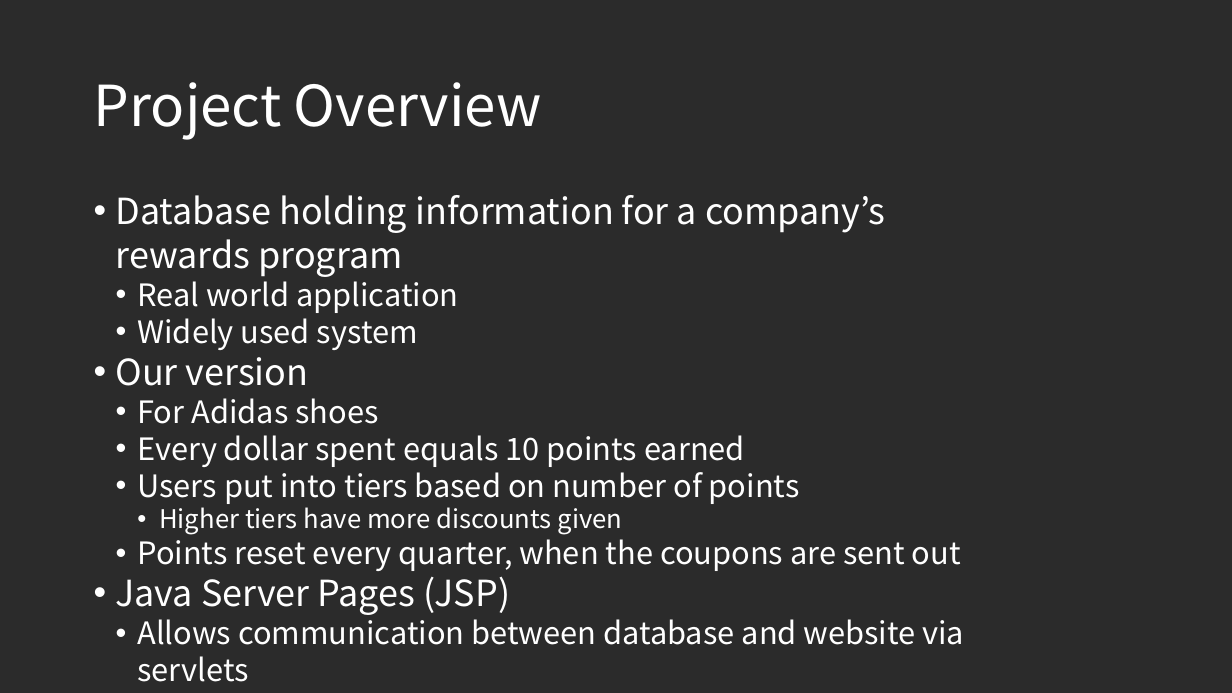
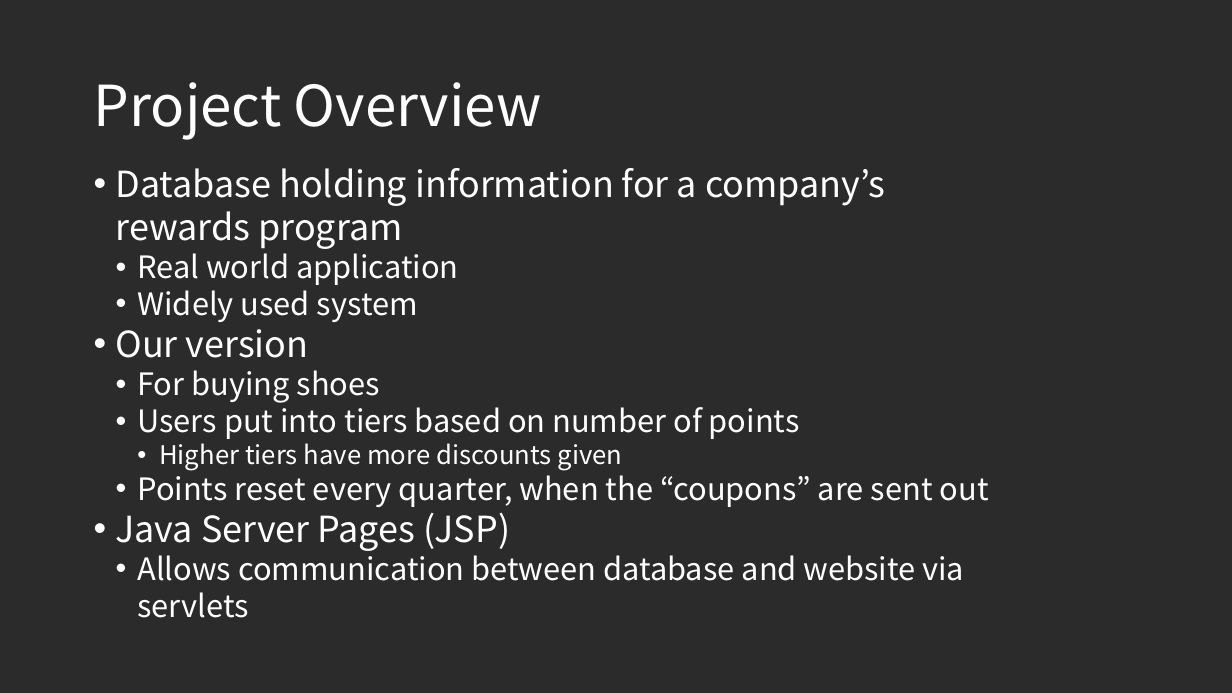
Before and after one commit to pmcintyre3/DBMS_Project5, a slide deck: slide 2 of Diagrams/Project 5 presentation.pptx. Drawn at 1232x693 pixels with LibreOffice and Linux fonts; fonts in the diff are those of the drawing; background and template pictures are left out; a plain dark background stands for a picture behind light text. Boxes give left, top, right and bottom in pixels: in the first picture for what was removed or moved away, otherwise in the second. Text is boxed around its words. In the diff, an @@ line names an element or a change of style, - is before the commit and + after.

Commit message:
Presentation materials used Monday

```diff
--- a/Diagrams/Project 5 presentation.pptx
+++ b/Diagrams/Project 5 presentation.pptx
@@ text "Database holding information for a ...": place and size @@
-text "Database holding information for a ..." at [116,195,964,682]
+text "Database holding information for a ..." at [116,168,989,581]
@@ text at [137,370,380,403]: text changed @@
-  • For Adidas shoes
-  • Every dollar spent equals 10 points earned
+  • For buying shoes
@@ text at [137,469,989,507]: text changed @@
-  • Points reset every quarter, when the coupons are sent out
+  • Points reset every quarter, when the “coupons” are sent out
```
Also in this commit, not shown: 6 other slides changed, 1 slide added, 1 slide removed, 3 other files.
